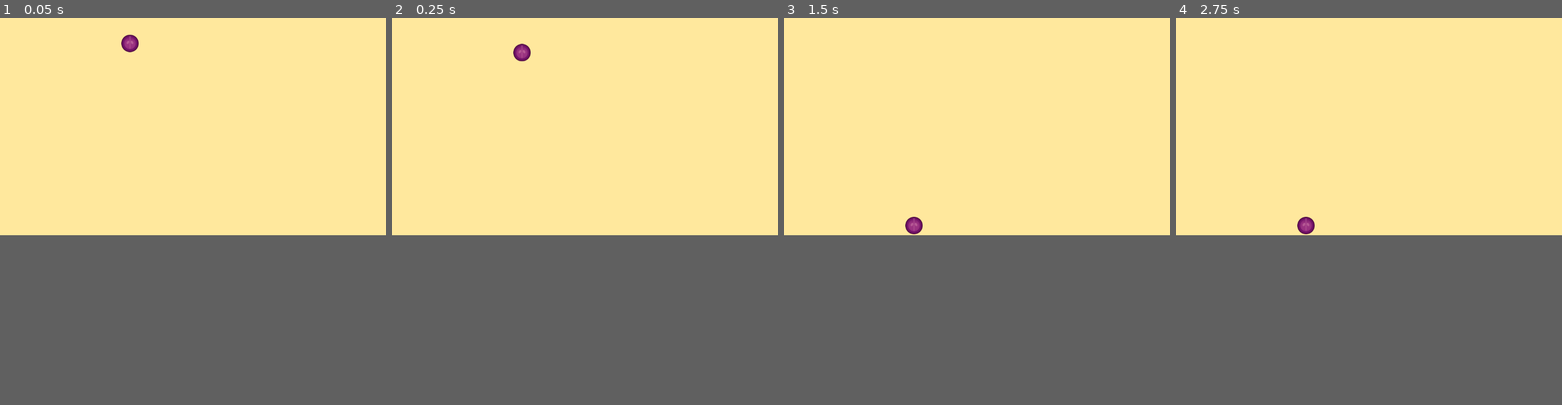
Above: before the commit, frames 1-4 (left to right).
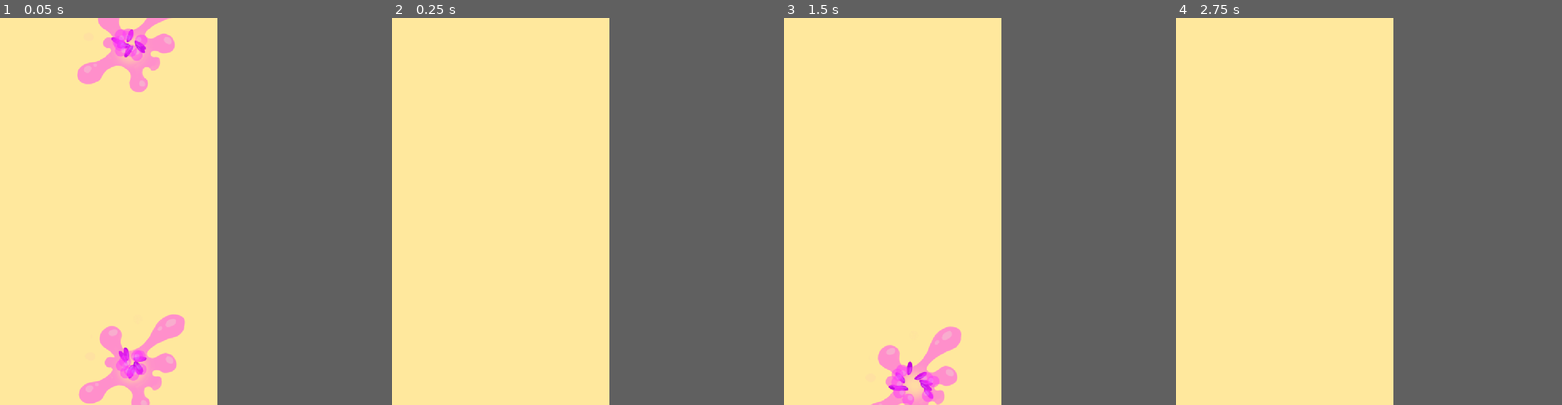
Above: after the commit, the same moments.

Repository: sanstale6/making-big-watermelon
Game: Godot game, scene res://scenes/game.tscn
The game is run twice, just before and just after one commit, with the same random seed, the same clock (stepped at 60 frames per second) and the same inputs.
Inputs:
- Up to frame 1 (0.05 s): no input
- Up to frame 2 (0.25 s): no input
- Up to frame 3 (1.5 s): no input
- Up to frame 4 (2.75 s): tap Enter at 2 s
In our replay, the window is 799x449 before the commit and 450x800 after it. These sizes can differ from the game's own. Grey fills any space a smaller window leaves; there, only what the larger window draws over its background counts as a difference.

The runs differ from the first frame. In frame 1, 5.1% of the frame differs, in the area x 20-48%, y 0-100%; in frame 2, 0.2%; in frame 3, 2.4%; in frame 4, 0.2%.
Error before the commit: Invalid assignment of property or key 'invisible' with value of type 'bool' on a base object of type 'Sprite2D'. (res://scripts/fruit_component.gd:23)
Error after the commit: Invalid access to property or key 'fruit_id' on a base object of type 'null instance'. (res://scripts/fruit_component.gd:19)

Commit message:
Last Sync: 2026-05-24 23:58 (Mobile)

Diff:
--- a/project.godot
+++ b/project.godot
@@ -15,6 +15,15 @@
 config/features=PackedStringArray("4.6", "Mobile")
 config/icon="res://icon.svg"
 
+[display]
+
+window/size/viewport_width=648
+window/size/viewport_height=1152
+window/size/mode=4
+window/stretch/mode="canvas_items"
+window/stretch/aspect="expand"
+window/handheld/orientation=1
+
 [physics]
 
 3d/physics_engine="Jolt Physics"
--- a/scenes/fruits/grape_0.tscn
+++ b/scenes/fruits/grape_0.tscn
@@ -3,14 +3,150 @@
 [ext_resource type="Script" uid="uid://cfuoir20o4olq" path="res://scripts/fruit.gd" id="1_dgdao"]
 [ext_resource type="Texture2D" uid="uid://cef6b5dmfxpcm" path="res://Assets/fruit/0.png" id="1_h36yg"]
 [ext_resource type="Script" uid="uid://bohp4k1hk7mqb" path="res://scripts/fruit_component.gd" id="2_7pbm1"]
+[ext_resource type="Texture2D" uid="uid://coy0qrmc5ea8e" path="res://Assets/colorCircle/00.png" id="4_721sl"]
+[ext_resource type="Texture2D" uid="uid://ortxkvlmojur" path="res://Assets/colorCircle/0000.png" id="5_3metu"]
+[ext_resource type="Texture2D" uid="uid://dx6e3fxu8d3ps" path="res://Assets/colorCircle/000.png" id="6_ru5cj"]
 
 [sub_resource type="CircleShape2D" id="CircleShape2D_7pbm1"]
 radius = 26.076809
 
 [sub_resource type="CircleShape2D" id="CircleShape2D_dgdao"]
-radius = 29.068884
-
-[node name="grape_0" type="RigidBody2D" unique_id=1471147038]
+radius = 49.0
+
+[sub_resource type="Animation" id="Animation_66xi1"]
+length = 0.001
+tracks/0/type = "value"
+tracks/0/imported = false
+tracks/0/enabled = true
+tracks/0/path = NodePath("Sprite2D:visible")
+tracks/0/interp = 1
+tracks/0/loop_wrap = true
+tracks/0/keys = {
+"times": PackedFloat32Array(0),
+"transitions": PackedFloat32Array(1),
+"update": 1,
+"values": [true]
+}
+tracks/1/type = "value"
+tracks/1/imported = false
+tracks/1/enabled = true
+tracks/1/path = NodePath("animation/Sprite2D:visible")
+tracks/1/interp = 1
+tracks/1/loop_wrap = true
+tracks/1/keys = {
+"times": PackedFloat32Array(0),
+"transitions": PackedFloat32Array(1),
+"update": 1,
+"values": [false]
+}
+tracks/2/type = "value"
+tracks/2/imported = false
+tracks/2/enabled = false
+tracks/2/path = NodePath("animation/CPUParticles2D:emitting")
+tracks/2/interp = 1
+tracks/2/loop_wrap = true
+tracks/2/keys = {
+"times": PackedFloat32Array(0),
+"transitions": PackedFloat32Array(1),
+"update": 1,
+"values": [true]
+}
+tracks/3/type = "value"
+tracks/3/imported = false
+tracks/3/enabled = false
+tracks/3/path = NodePath("animation/CPUParticles2D2:emitting")
+tracks/3/interp = 1
+tracks/3/loop_wrap = true
+tracks/3/keys = {
+"times": PackedFloat32Array(0),
+"transitions": PackedFloat32Array(1),
+"update": 1,
+"values": [true]
+}
+tracks/4/type = "value"
+tracks/4/imported = false
+tracks/4/enabled = true
+tracks/4/path = NodePath("animation/Sprite2D:modulate")
+tracks/4/interp = 1
+tracks/4/loop_wrap = true
+tracks/4/keys = {
+"times": PackedFloat32Array(0),
+"transitions": PackedFloat32Array(1),
+"update": 0,
+"values": [Color(1, 1, 1, 1)]
+}
+
+[sub_resource type="Animation" id="Animation_hl28r"]
+resource_name = "break"
+length = 0.2
+tracks/0/type = "value"
+tracks/0/imported = false
+tracks/0/enabled = true
+tracks/0/path = NodePath("Sprite2D:visible")
+tracks/0/interp = 1
+tracks/0/loop_wrap = true
+tracks/0/keys = {
+"times": PackedFloat32Array(0),
+"transitions": PackedFloat32Array(1),
+"update": 1,
+"values": [false]
+}
+tracks/1/type = "value"
+tracks/1/imported = false
+tracks/1/enabled = true
+tracks/1/path = NodePath("animation/Sprite2D:visible")
+tracks/1/interp = 1
+tracks/1/loop_wrap = true
+tracks/1/keys = {
+"times": PackedFloat32Array(0, 0.2),
+"transitions": PackedFloat32Array(1, 1),
+"update": 1,
+"values": [true, false]
+}
+tracks/2/type = "value"
+tracks/2/imported = false
+tracks/2/enabled = true
+tracks/2/path = NodePath("animation/CPUParticles2D:emitting")
+tracks/2/interp = 1
+tracks/2/loop_wrap = true
+tracks/2/keys = {
+"times": PackedFloat32Array(0),
+"transitions": PackedFloat32Array(1),
+"update": 1,
+"values": [true]
+}
+tracks/3/type = "value"
+tracks/3/imported = false
+tracks/3/enabled = true
+tracks/3/path = NodePath("animation/CPUParticles2D2:emitting")
+tracks/3/interp = 1
+tracks/3/loop_wrap = true
+tracks/3/keys = {
+"times": PackedFloat32Array(0),
+"transitions": PackedFloat32Array(1),
+"update": 1,
+"values": [true]
+}
+tracks/4/type = "value"
+tracks/4/imported = false
+tracks/4/enabled = true
+tracks/4/path = NodePath("animation/Sprite2D:modulate")
+tracks/4/interp = 1
+tracks/4/loop_wrap = true
+tracks/4/keys = {
+"times": PackedFloat32Array(0.1501, 0.2),
+"transitions": PackedFloat32Array(1, 1),
+"update": 0,
+"values": [Color(1, 1, 1, 1), Color(1, 1, 1, 0)]
+}
+
+[sub_resource type="AnimationLibrary" id="AnimationLibrary_g15xx"]
+_data = {
+&"RESET": SubResource("Animation_66xi1"),
+&"break": SubResource("Animation_hl28r")
+}
+
+[node name="grape_0" type="RigidBody2D" unique_id=1083939657]
 script = ExtResource("1_dgdao")
 metadata/_custom_type_script = "uid://cfuoir20o4olq"
 
@@ -25,8 +161,53 @@
 [node name="CollisionShape2D" type="CollisionShape2D" parent="Area2D" unique_id=38066272]
 shape = SubResource("CircleShape2D_dgdao")
 
-[node name="FruitComponent" type="Node2D" parent="." unique_id=1456169428 node_paths=PackedStringArray("collision", "detect_area")]
+[node name="FruitComponent" type="Node2D" parent="." unique_id=1456169428 node_paths=PackedStringArray("fruit", "collision", "detect_area", "anim")]
 script = ExtResource("2_7pbm1")
+fruit = NodePath("..")
 collision = NodePath("../CollisionShape2D")
+fruit_id = "grape"
 detect_area = NodePath("../Area2D")
+target = null
+anim = NodePath("../AnimationPlayer")
 metadata/_custom_type_script = "uid://bohp4k1hk7mqb"
+
+[node name="AnimationPlayer" type="AnimationPlayer" parent="." unique_id=751231904]
+libraries/ = SubResource("AnimationLibrary_g15xx")
+
+[node name="animation" type="Node2D" parent="." unique_id=1301340714]
+
+[node name="CPUParticles2D" type="CPUParticles2D" parent="animation" unique_id=339217785]
+emitting = false
+texture = ExtResource("4_721sl")
+lifetime = 0.15000000000000002
+one_shot = true
+explosiveness = 1.0
+fract_delta = false
+particle_flag_align_y = true
+direction = Vector2(0, 0)
+spread = 180.0
+gravity = Vector2(0, 0)
+initial_velocity_min = 600.0
+initial_velocity_max = 1200.0
+linear_accel_min = -2000.0
+linear_accel_max = -2000.0
+
+[node name="Sprite2D" type="Sprite2D" parent="animation" unique_id=1984025186]
+visible = false
+texture = ExtResource("5_3metu")
+
+[node name="CPUParticles2D2" type="CPUParticles2D" parent="animation" unique_id=484526479]
+emitting = false
+texture = ExtResource("6_ru5cj")
+lifetime = 0.15000000000000002
+one_shot = true
+explosiveness = 1.0
+fract_delta = false
+particle_flag_align_y = true
+direction = Vector2(0, 0)
+spread = 180.0
+gravity = Vector2(0, 0)
+initial_velocity_min = 600.0
+initial_velocity_max = 1200.0
+linear_accel_min = -2000.0
+linear_accel_max = -2000.0
--- a/scenes/game.tscn
+++ b/scenes/game.tscn
@@ -8,15 +8,20 @@
 [node name="game" type="Node2D" unique_id=2079213166]
 
 [node name="background" type="Sprite2D" parent="." unique_id=54953297]
-position = Vector2(630.5, 132)
+position = Vector2(359, 576)
 scale = Vector2(1.7680556, 1)
 texture = ExtResource("1_yqjtg")
 
 [node name="StaticBody2D" type="StaticBody2D" parent="." unique_id=1381146198]
-position = Vector2(595, 645)
+position = Vector2(297, 1149)
 
 [node name="CollisionShape2D" type="CollisionShape2D" parent="StaticBody2D" unique_id=931348124]
 shape = SubResource("WorldBoundaryShape2D_lbhrr")
 
 [node name="grape_0" parent="." unique_id=1471147038 instance=ExtResource("2_lnu2h")]
 position = Vector2(388, 75)
+script = null
+
+[node name="grape_1" parent="." unique_id=1738382062 instance=ExtResource("2_lnu2h")]
+position = Vector2(393, 1026)
+script = null
--- a/scripts/fruit_component.gd
+++ b/scripts/fruit_component.gd
@@ -1,6 +1,7 @@
 extends Node2D
 class_name FruitComponent
 
+@export var fruit : Fruit
 @export var collision : CollisionShape2D
 @export var fruit_id : String
 @export var detect_area : Area2D
@@ -12,7 +13,8 @@
 
 
 
-func collision_judge(body : Fruit):
+func collision_judge(body):
+	print(6)
 	var target_fruit_component = body.get_node('FruitComponent')
 	if target_fruit_component.fruit_id == fruit_id:
 		integrate(target_fruit_component)
@@ -20,10 +22,11 @@
 func integrate(companion : FruitComponent) -> void:
 	collision.disabled = true
 	detect_area.get_node('CollisionShape2D').disabled = true
-	get_parent().get_node('Sprite2D').invisible = false
+	#fruit.get_node('Sprite2D').invisible = false
 	if get_instance_id() > companion.get_instance_id():
 		return
+	anim.play('break')
 	var spawn_position = (position + companion.position)/2
-	var spawned_fruit = target.instantiate()
-	spawned_fruit.position = spawn_position
-	get_tree().current_scene.add_child(spawned_fruit)
+	#var spawned_fruit = target.instantiate()
+	#spawned_fruit.position = spawn_position
+	#get_tree().current_scene.add_child(spawned_fruit)
